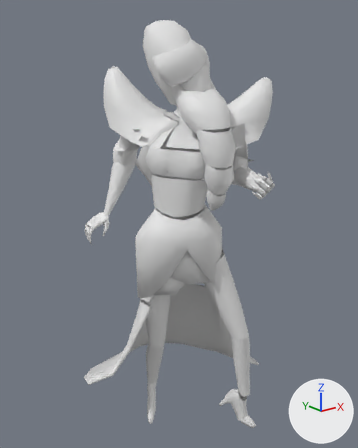
Renders of the FBX model Assets/Models/BarbaraModel.fbx from each side of a commit.
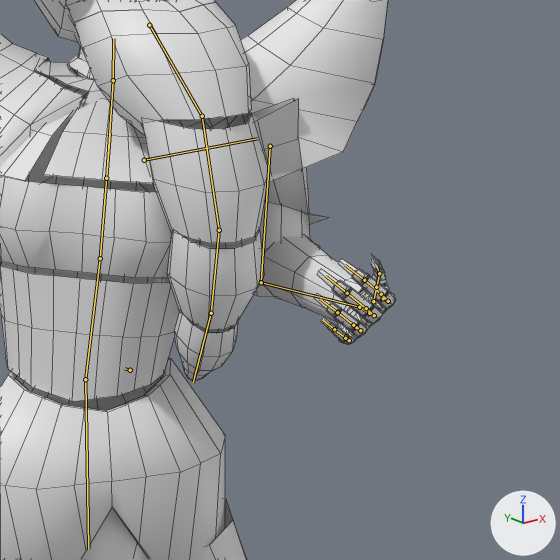
There are two pictures of each version: one whole from a 50 mm lens placed at (-1.27, -1.48, 1.566), pointed at (-0.021, 0.081, 0.941), one close up on the part from 42% to 91% of the width and 21% to 60% of the height. Every picture has the same lights, and +X, +Y and +Z are marked at lower right. The last two pictures show the newer version. Both versions are drawn at frame 1 of the action 'Armature|Idle'; the numbers are the values there. The bones that change, and the others that lie on the model, are drawn over the model as lines in the close-ups. The close-ups show mesh edges as thin lines.

Names of what the first close-up shows: 'BeardedLadyProxy'.
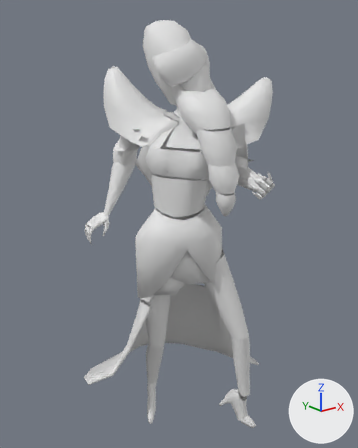
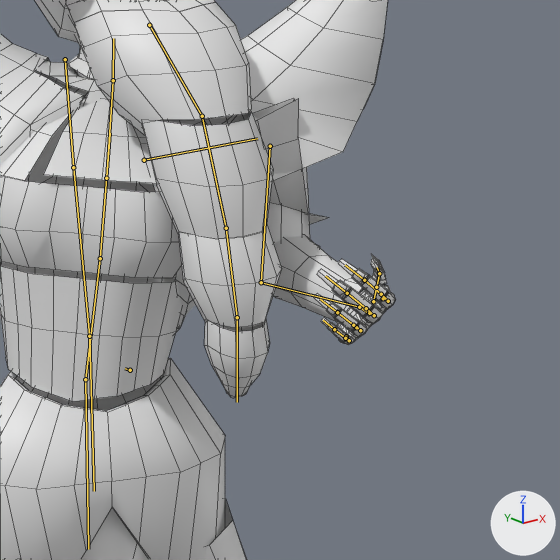
Pixel boxes [x1, y1, x2, y2] of what changed, in the close-ups (560 x 560 px):
'BeardedLadyProxy', posed
    both: [0, 0, 396, 560]
bone 'Beard.002', root to tip
    before: (202, 116) to (219, 230)
    after: (202, 116) to (226, 228)
bone 'Beard.003', root to tip
    before: (219, 230) to (211, 313)
    after: (226, 228) to (237, 317)

The edits, one by one:
Bone 'Beard.002' (bone_beard_002) turns from (15, 0, 0) to (10, 0, 0) degrees about its own x, y and z.
Bone 'Beard.003' (bone_beard_003) turns from (14, 0, 0) to (-2, 0, 0) degrees about its own x, y and z.
